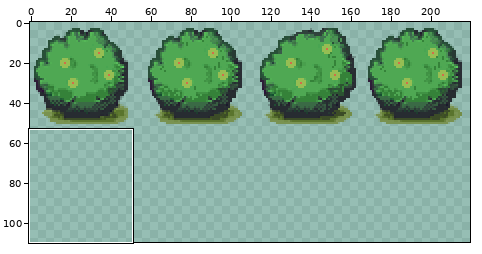
Edited in one commit: sprite sheet (Assets/Art/4Animations/Bush1_Animated.png). Above, an overview of the earlier version with the close-up marked.
Close-up. First the earlier version:
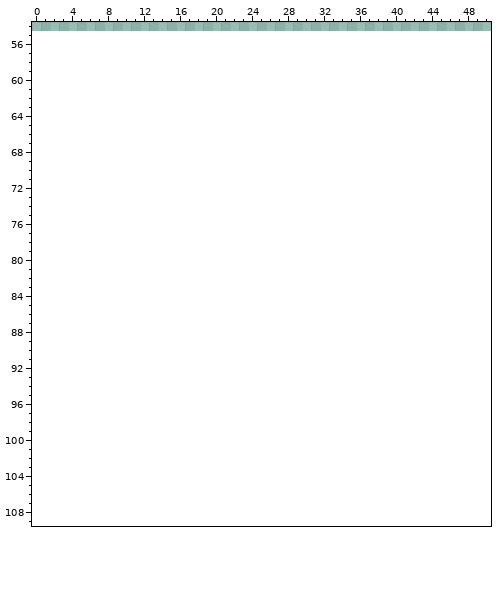
The file is 220x55 pixels. Pixels under 10% opacity are left out. Colours within 5 levels of each other are drawn and written as one. Shown: x 0..50, y 54..109. The old version is drawn lined up with the new one, on the new canvas. The commit also changed other parts of the picture, which this record leaves out.
And afterwards:
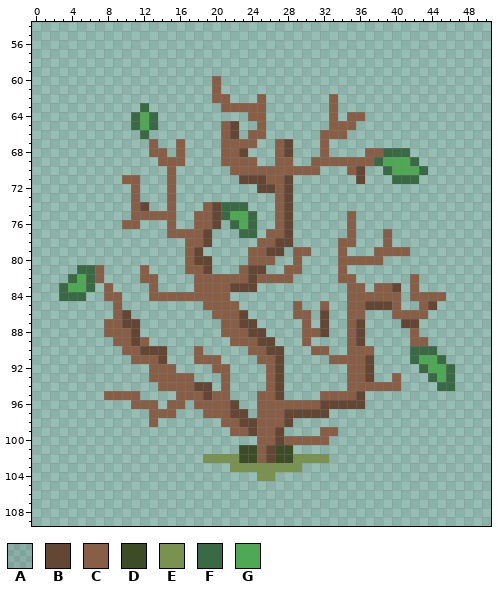
Palette (. is transparent): A #272c311a  B #644634  C #885f46  D #3c4c27  E #799250  F #3a6a45  G #4fa853
Edits made:
canvas 220x55 -> 220x110
@@ x 0..50 @@
  59 ...................................................
- 60 ...................................................
- 61 ...................................................
- 62 ...................................................
- 63 ...................................................
- 64 ...................................................
- 65 ...................................................
- 66 ...................................................
- 67 ...................................................
- 68 ...................................................
- 69 ...................................................
- 70 ...................................................
- 71 ...................................................
- 72 ...................................................
- 73 ...................................................
- 74 ...................................................
- 75 ...................................................
- 76 ...................................................
- 77 ...................................................
- 78 ...................................................
- 79 ...................................................
- 80 ...................................................
- 81 ...................................................
- 82 ...................................................
- 83 ...................................................
- 84 ...................................................
- 85 ...................................................
- 86 ...................................................
- 87 ...................................................
- 88 ...................................................
- 89 ...................................................
- 90 ...................................................
- 91 ...................................................
- 92 ...................................................
- 93 ...................................................
- 94 ...................................................
- 95 ...................................................
- 96 ...................................................
- 97 ...................................................
- 98 ...................................................
- 99 ...................................................
-100 ...................................................
-101 ...................................................
-102 ...................................................
-103 ...................................................
-104 ...................................................
+ 60 ....................C..............................
+ 61 ....................C..............................
+ 62 ....................CC...C.......C.................
+ 63 ............F........CCCCC.......C.................
+ 64 ...........FGF..........CC.......C.CC..............
+ 65 ...........FGF.......CB..C.......CCC...............
+ 66 ............F........CB.CC......CCC................
+ 67 .............C..C....CCCC..CB...C..................
+ 68 .............CC.C....CCB...CB...C....CCFFF.........
+ 69 ..............CCC....CCCC..CC..CCCCCCCFGGGF........
+ 70 ...............C......CCCCCCCCCC...CB..FGGGF.......
+ 71 ..........CC...C.......BBBCCB.......B...FFF........
+ 72 ...........C...C.........BBCB......................
+ 73 ...........C...C...........CB......................
+ 74 ...........CB..C...CBFFF...CB......................
+ 75 ...........CCCCC..CCBFGGF..CB......C...............
+ 76 ..........CC...C..CCB.FGF..CB......C...............
+ 77 ...............CCCCB...FF.CCB......C...C...........
+ 78 .................CCB.....CCBB.....CC...C...........
+ 79 .................CB.....CCBB.CC...C...CCCC.........
+ 80 .................CBB....CCC..C....CCCCC............
+ 81 .....FFC....C....CCB...CBB..CC....C................
+ 82 ....FGFC....CC....CCCCCCBCCCC.....CC......C........
+ 83 ...FGGF.C....C....CCCCBBB..........CC.CCB.C........
+ 84 ...FFF..CC...CCCCCCCCC.............CCCCCC.CCCC.....
+ 85 .........C.........CCCC......C..C..CCBBBC..CB......
+ 86 .........CB.........CCCB.....CC.B..CC...CCCC.......
+ 87 ........CCBB.........CCBB.....C.B..CB....BB........
+ 88 ........CCCB.........CCCBB....CCB..CB.....C........
+ 89 .........CCBC.........CCCBB...C....CB.....CC.......
+ 90 ..........CCBBB...C.....CCBB...CC..CCC....FFF......
+ 91 ...........CCCB...CCC....CCB.....CCCCB....FGGF.....
+ 92 ......A......CCC....CC....CB.......CCB.....FGGF....
+ 93 .............CCCCC...C....CB.......CCB..C...FGF....
+ 94 ..............CCCCBB.C....CB.......CCCCCC....FF....
+ 95 ........CCCC....CCCBCC...CCB....CCCCB..............
+ 96 ...........CCC.CC.CCCCB..CCCCCCCBBBBB..............
+ 97 .............CCC...CCCBB.CCCBBBBB..................
+ 98 .............C.......CCBBCCCB......................
+ 99 ......................CCBCCB....CC.................
+100 .........................CCBCCCCC..................
+101 .......................DDCBDD......................
+102 ...................EEEEDDCBDDEEEE..................
+103 ......................EEEEEEEE.....................
+104 .........................EE........................
 105 ...................................................
Where, in picture pixels (left, top, right, bottom), the same in both close-ups:
added: (59, 76, 455, 481)
